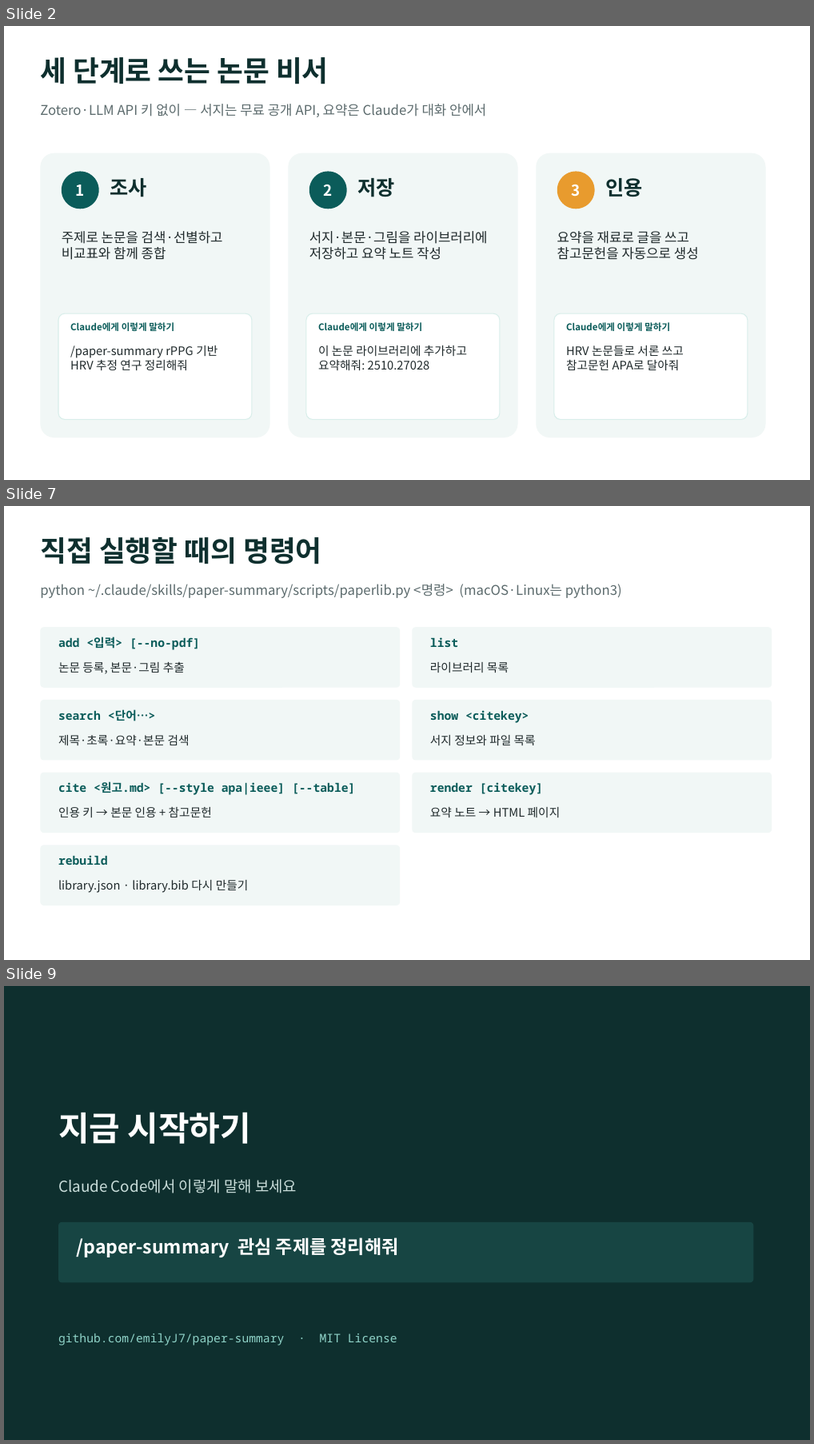
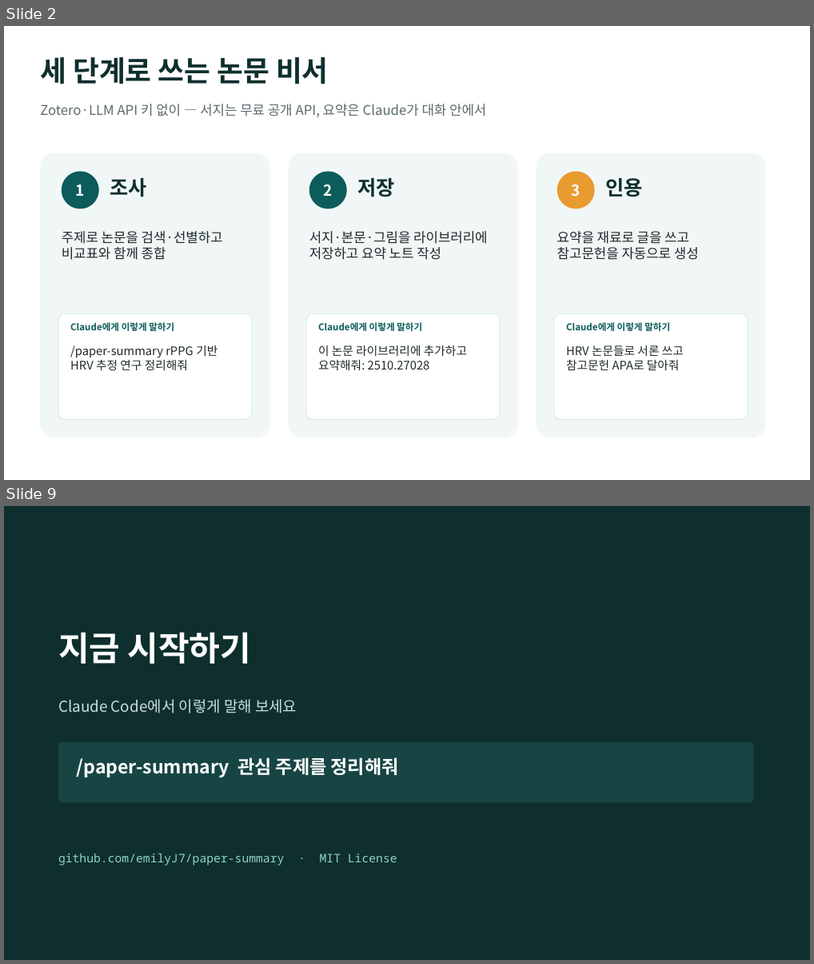
Before and after one commit to emilyJ7/paper-summary, a slide deck: docs/paper-summary_사용가이드.pptx. Shown one above the other, each under a label of ours: slides 2, 7 and 9 before the commit, slides 2 and 9 after it; the slides between them are not shown. The pictures are 814x1444 and 814x964 pixels, drawn with LibreOffice and Linux fonts; fonts in the diff are those of the drawing. Boxes give left, top, right and bottom in pixels: in the first picture for what was removed or moved away, otherwise in the second. Text is boxed around its words. In the diff, an @@ line names an element or a change of style, - is before the commit and + after.

```diff
--- a/docs/paper-summary_사용가이드.pptx
+++ b/docs/paper-summary_사용가이드.pptx
@@ slide 7 removed at (4, 506, 810, 960), background #FFFFFF @@
@@ text removed at (40, 537, 322, 564) @@
-직접 실행할 때의 명령어
@@ text removed at (40, 584, 622, 598) @@
-python ~/.claude/skills/paper-summary/scripts/paperlib.py <명령> (macOS·Linux는 python3)
@@ rounded rectangle removed at (40, 627, 400, 688) @@
@@ text removed at (58, 636, 200, 650) @@
-add <입력> [--no-pdf]
@@ rounded rectangle removed at (412, 627, 772, 688) @@
@@ text removed at (430, 637, 458, 647) @@
-list
@@ text removed at (58, 662, 185, 674) @@
-논문 등록, 본문·그림 추출
@@ text removed at (430, 662, 509, 672) @@
-라이브러리 목록
@@ rounded rectangle removed at (40, 700, 400, 760) @@
@@ text removed at (58, 709, 156, 721) @@
-search <단어…>
@@ rounded rectangle removed at (412, 700, 772, 760) @@
@@ text removed at (430, 710, 529, 723) @@
-show <citekey>
@@ text removed at (58, 735, 190, 745) @@
-제목·초록·요약·본문 검색
@@ text removed at (430, 735, 536, 745) @@
-서지 정보와 파일 목록
@@ rounded rectangle removed at (40, 772, 400, 832) @@
@@ text removed at (58, 781, 355, 795) @@
-cite <원고.md> [--style apa|ieee] [--table]
@@ rounded rectangle removed at (412, 772, 772, 832) @@
@@ text removed at (430, 782, 543, 795) @@
-render [citekey]
@@ text removed at (58, 807, 212, 817) @@
-인용 키 → 본문 인용 + 참고문헌
@@ text removed at (430, 807, 561, 817) @@
-요약 노트 → HTML 페이지
@@ rounded rectangle removed at (40, 844, 400, 905) @@
@@ text removed at (58, 855, 108, 864) @@
-rebuild
@@ text removed at (58, 880, 249, 892) @@
-library.json · library.bib 다시 만들기
```
Also in this commit, not shown: 5 slides changed, 1 slide added, 5 other files.
